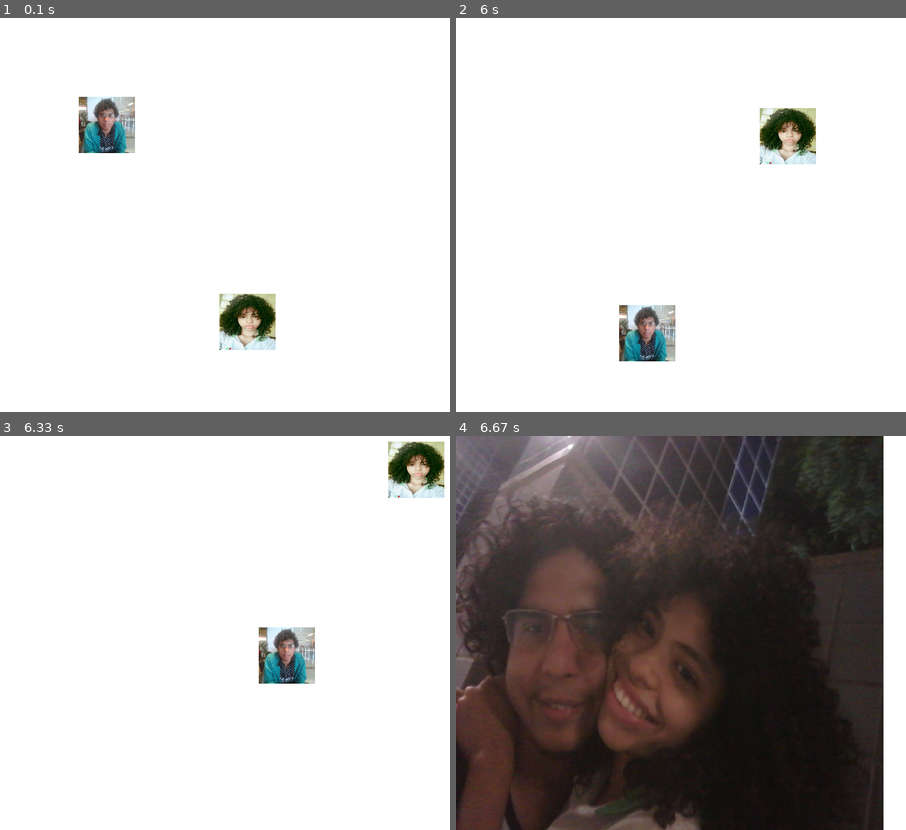
Above: before the commit, frames 1-4 (two rows, left to right).
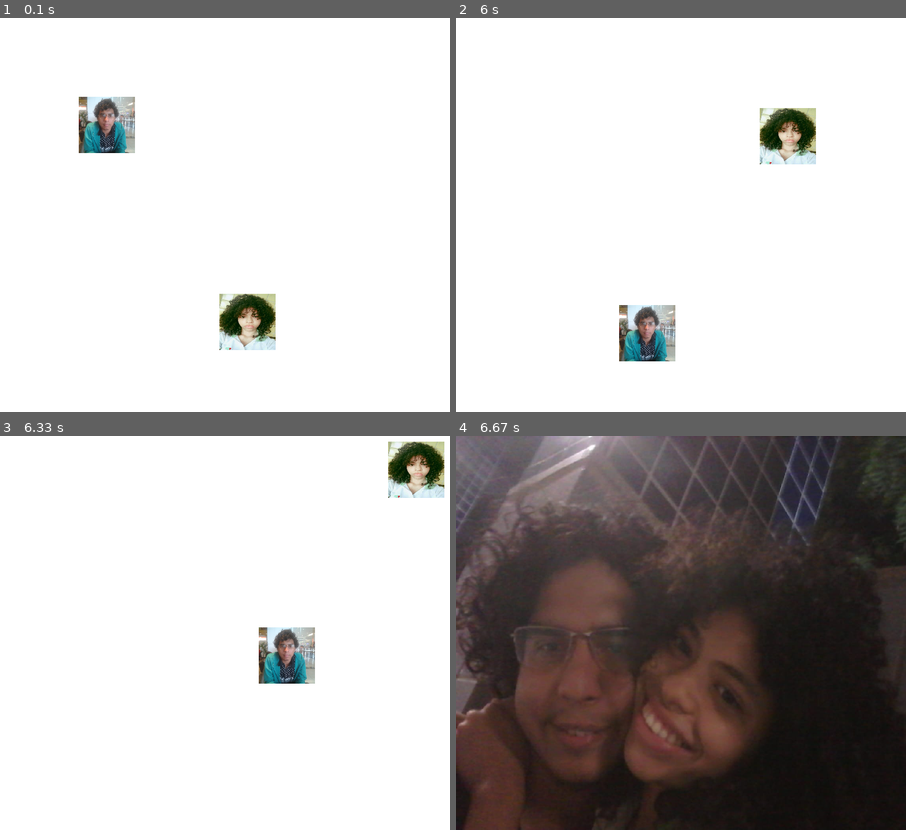
Above: after the commit, the same moments.

Repository: valtercioj/PygameFotos
Game: pygame game, started from pygame_love.py
Same seed, same stepped clock (60 frames per second), same inputs: the game is played once before the commit and once after it.
Inputs:
- Up to frame 1 (0.1 s): no input
- Up to frame 2 (6 s): no input
- Up to frame 3 (6.33 s): no input
- Up to frame 4 (6.67 s): no input

Frames 1-3 are identical in both runs. In frame 4, 36% of the frame differs, in the area x 0-100%, y 0-100%.

Commit message:
Update pygame_love.py

Diff:
--- a/pygame_love.py
+++ b/pygame_love.py
@@ -45,8 +45,8 @@
 hellenDirY = 1
 hellenImg = pygame.image.load('hellen.jpg')
 hellenImg = pygame.transform.scale(hellenImg, (W, H))
-w = 760
-h = 730
+w = 900
+h = 800
 osDoisImg = pygame.image.load('OsDois.jpg')
 osDoisImg = pygame.transform.scale(osDoisImg, (w, h))
 vel = 10
